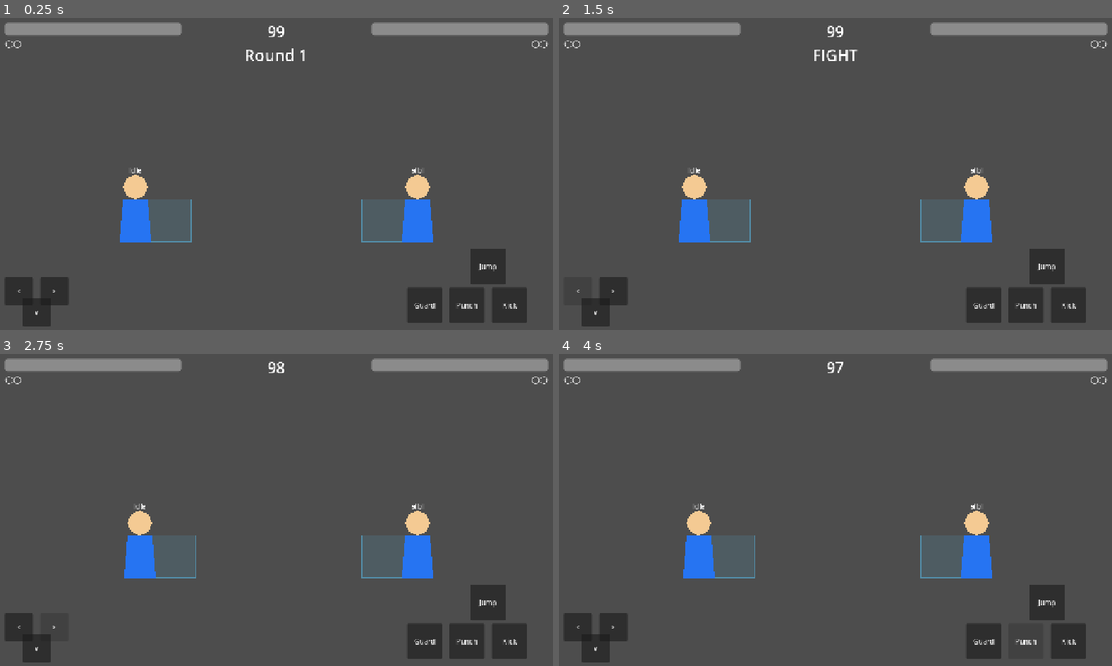
Above: before the commit, frames 1-4 (two rows, left to right).
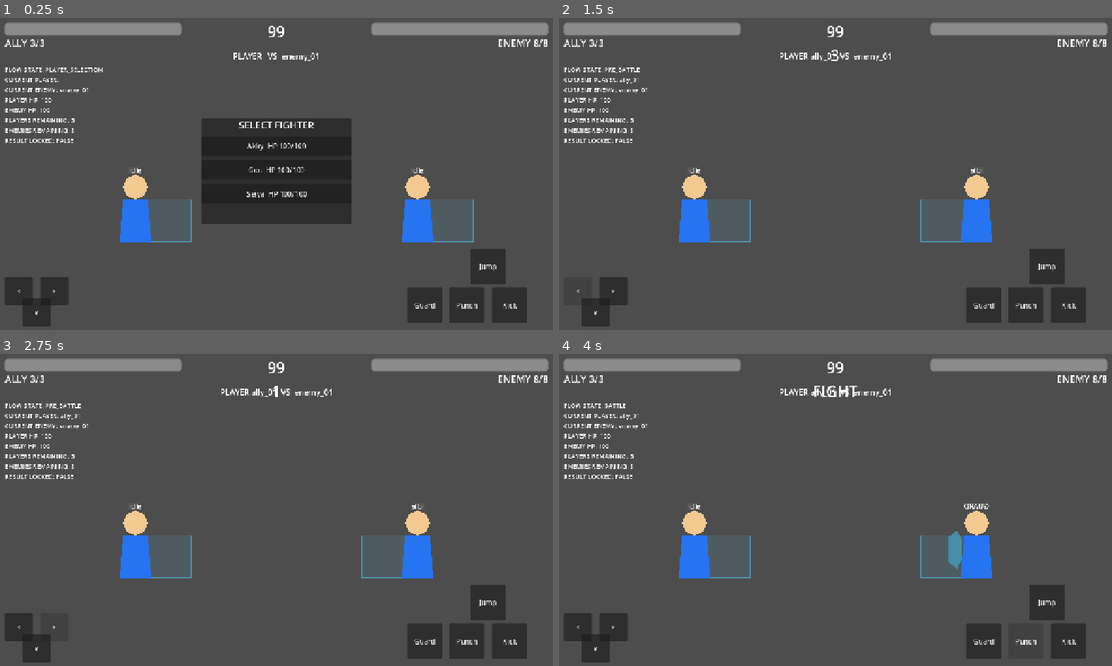
Above: after the commit, the same moments.

Repository: adamonine-stack/hashire-kaminari-dakkan-no-kobushi
Game: Godot game, scene res://scenes/Battle.tscn
The game is run twice, just before and just after one commit, with the same random seed, the same clock (stepped at 60 frames per second) and the same inputs.
Inputs (mouse positions are in pixels of both pictures, inside the frame that each line leads up to):
- Up to frame 1 (0.25 s): no input
- Up to frame 2 (1.5 s): click (835, 145) at 0.5 s, where only the run after the commit has a clickable "Akky HP 100/100"; click "<" at 1.25 s
- Up to frame 3 (2.75 s): click ">" at 2 s
- Up to frame 4 (4 s): click "v" at 2.75 s; click "Punch" at 3.5 s

The runs differ from the first frame. In frame 1, 11% of the frame differs, in the area x 0-99%, y 6-72%; in frame 2, 1.3%; in frame 3, 1.7%; in frame 4, 2.1%.

Commit message:
DEV028 KO後の進行管理を実装

Diff:
--- a/godot/scripts/battle/round_manager.gd
+++ b/godot/scripts/battle/round_manager.gd
@@ -1,18 +1,40 @@
 extends Node
 
-enum RoundResult {
-	PLAYER,
-	ENEMY,
-	DRAW,
+signal battle_started(player_id: StringName, enemy_id: StringName)
+signal battle_finished(result: Dictionary)
+signal player_selection_requested(available_fighters: Array)
+signal active_fighter_changed(player_id: StringName, enemy_id: StringName)
+signal team_progress_updated(remaining_players: int, remaining_enemies: int)
+signal game_cleared()
+signal game_over()
+
+enum FlowState {
+	INITIALIZING,
+	PLAYER_SELECTION,
+	PRE_BATTLE,
+	BATTLE,
+	KO_PAUSE,
+	RESULT,
+	TRANSITION,
+	GAME_CLEAR,
+	GAME_OVER,
 }
 
+enum BattleOutcome {
+	PLAYER_WIN,
+	ENEMY_WIN,
+	DOUBLE_KO,
+}
+
 @export var round_time_limit := 99
-@export var ready_duration := 1.0
-@export var fight_message_duration := 0.5
-@export var ko_display_duration := 2.0
-@export var round_result_duration := 2.0
-@export var final_display_duration := 4.0
+@export var ko_pause_duration := 1.5
+@export var double_ko_check_window := 0.05
+@export var result_display_duration := 1.2
+@export var pre_battle_countdown := 3.0
+@export var fight_message_duration := 0.6
 @export var enemy_accepts_input := false
+@export var debug_auto_select_player := false
+@export var debug_flow_label_enabled := true
 
 var currentRound := 1
 var playerWinCount := 0
@@ -21,12 +43,29 @@
 var isRoundActive := false
 var isBattleFinished := false
 
+var flow_state := FlowState.INITIALIZING
+var player_team: Array[Dictionary] = []
+var enemy_team: Array[Dictionary] = []
+var current_player_index := -1
+var current_enemy_index := 0
+var battle_result_locked := false
+
 var _time_accumulator := 0.0
 var _player_start_position := Vector2.ZERO
 var _enemy_start_position := Vector2.ZERO
+var _pending_player_ko := false
+var _pending_enemy_ko := false
+var _flow_sequence_id := 0
+
+var _selection_panel: PanelContainer
+var _selection_title: Label
+var _selection_buttons: Array[Button] = []
+var _progress_label: Label
+var _debug_flow_label: Label
 
 @onready var player := $"../Player"
 @onready var enemy := $"../Enemy"
+@onready var battle_ui_root := $"../UI/BattleUIRoot"
 @onready var timer_label := $"../UI/BattleUIRoot/TimerLabel"
 @onready var message_label := $"../UI/BattleUIRoot/KOLabel"
 @onready var player_win_marks := $"../UI/BattleUIRoot/PlayerWinMarks"
@@ -38,131 +77,309 @@
 	_enemy_start_position = enemy.position
 	player.hp_depleted.connect(_on_player_hp_depleted)
 	enemy.hp_depleted.connect(_on_enemy_hp_depleted)
-	_set_round_input_enabled(false)
-	_update_timer_ui()
-	_update_win_marks()
-	call_deferred("start_battle")
+	_create_flow_ui()
+	initialize_game_progress()
+	_set_battle_active(false)
+	_update_all_ui()
+	call_deferred("start_initial_player_selection")
 
 
 func _process(delta: float) -> void:
-	if not isRoundActive or isBattleFinished:
+	_update_debug_flow_label()
+
+	if flow_state != FlowState.BATTLE or not isRoundActive or isBattleFinished:
 		return
 
 	_time_accumulator += delta
-	while _time_accumulator >= 1.0 and isRoundActive:
+	while _time_accumulator >= 1.0 and flow_state == FlowState.BATTLE:
 		_time_accumulator -= 1.0
 		roundTime = maxi(roundTime - 1, 0)
 		_update_timer_ui()
 		if roundTime == 0:
-			_finish_round_by_time_up()
-
-
-func start_battle() -> void:
+			_finish_battle_by_time_up()
+
+
+func initialize_game_progress() -> void:
+	flow_state = FlowState.INITIALIZING
 	currentRound = 1
 	playerWinCount = 0
 	enemyWinCount = 0
+	roundTime = round_time_limit
+	isRoundActive = false
 	isBattleFinished = false
-	_update_win_marks()
-	await _start_round()
-
-
-func _start_round() -> void:
-	if isBattleFinished:
-		return
-
-	isRoundActive = false
+	battle_result_locked = false
+	_pending_player_ko = false
+	_pending_enemy_ko = false
+	current_player_index = -1
+	current_enemy_index = 0
+	_flow_sequence_id += 1
+
+	player_team = [
+		_create_progress_entry(&"ally_01", "Akky", 0, player.max_hp),
+		_create_progress_entry(&"ally_02", "Gou", 1, player.max_hp),
+		_create_progress_entry(&"ally_03", "Seiya", 2, player.max_hp),
+	]
+
+	enemy_team.clear()
+	for index in range(8):
+		enemy_team.append(_create_progress_entry(
+			StringName("enemy_%02d" % (index + 1)),
+			"Enemy %d" % (index + 1),
+			index,
+			enemy.max_hp
+		))
+
+	print("Game progress initialized")
+	_update_all_ui()
+
+
+func start_initial_player_selection() -> void:
+	if flow_state == FlowState.GAME_CLEAR or flow_state == FlowState.GAME_OVER:
+		return
+
+	flow_state = FlowState.PLAYER_SELECTION
+	_set_battle_active(false)
+	_show_message("")
+	_show_player_selection()
+
+
+func select_player(player_index: int) -> void:
+	if flow_state != FlowState.PLAYER_SELECTION:
+		return
+	if not _is_player_selectable(player_index):
+		return
+
+	current_player_index = player_index
+	_hide_player_selection()
+	flow_state = FlowState.TRANSITION
+	await prepare_battle()
+
+
+func spawn_active_player() -> void:
+	if current_player_index < 0 or current_player_index >= player_team.size():
+		return
+
+	var data := player_team[current_player_index]
+	var current_health := int(clampi(data["current_health"], 1, data["max_health"]))
+	reset_active_fighter_state(player, _player_start_position, 1.0, current_health)
+
+
+func spawn_active_enemy() -> void:
+	if current_enemy_index < 0 or current_enemy_index >= enemy_team.size():
+		return
+
+	var data := enemy_team[current_enemy_index]
+	var current_health := int(clampi(data["current_health"], 1, data["max_health"]))
+	reset_active_fighter_state(enemy, _enemy_start_position, -1.0, current_health)
+
+
+func prepare_battle() -> void:
+	if _should_finish_game():
+		return
+
+	flow_state = FlowState.PRE_BATTLE
+	_flow_sequence_id += 1
+	var sequence_id := _flow_sequence_id
+	_pending_player_ko = false
+	_pending_enemy_ko = false
+	battle_result_locked = false
 	_time_accumulator = 0.0
 	roundTime = round_time_limit
-	_reset_fighters()
-	_update_timer_ui()
-	_update_win_marks()
-	_set_round_input_enabled(false)
-	_show_message("Round %d" % currentRound)
-	await get_tree().create_timer(0.4).timeout
-	_show_message("READY")
-	await get_tree().create_timer(ready_duration).timeout
+
+	spawn_active_player()
+	spawn_active_enemy()
+	_set_battle_active(false)
+	_update_all_ui()
+	active_fighter_changed.emit(_active_player_id(), _active_enemy_id())
+
+	await start_battle_countdown(sequence_id)
+
+
+func start_battle_countdown(sequence_id: int = -1) -> void:
+	if sequence_id == -1:
+		sequence_id = _flow_sequence_id
+
+	var count := int(ceil(pre_battle_countdown))
+	while count > 0:
+		if sequence_id != _flow_sequence_id or flow_state != FlowState.PRE_BATTLE:
+			return
+		_show_message(str(count))
+		await get_tree().create_timer(1.0).timeout
+		count -= 1
+
+	if sequence_id != _flow_sequence_id or flow_state != FlowState.PRE_BATTLE:
+		return
+
+	begin_battle(sequence_id)
+
+
+func begin_battle(sequence_id: int = -1) -> void:
+	if sequence_id != -1 and sequence_id != _flow_sequence_id:
+		return
+
+	flow_state = FlowState.BATTLE
+	isBattleFinished = false
+	isRoundActive = true
+	_set_battle_active(true)
 	_show_message("FIGHT")
-	isRoundActive = true
-	_set_round_input_enabled(true)
+	battle_started.emit(_active_player_id(), _active_enemy_id())
+	print("Battle Start: %s VS %s" % [_active_player_id(), _active_enemy_id()])
 	await get_tree().create_timer(fight_message_duration).timeout
-	if isRoundActive:
+	if flow_state == FlowState.BATTLE:
 		_show_message("")
 
 
-func _finish_round_by_ko(winner: RoundResult) -> void:
-	if not isRoundActive:
-		return
-
-	isRoundActive = false
-	_set_round_input_enabled(false)
-	_reset_combos()
-	_show_message("KO")
-	await get_tree().create_timer(ko_display_duration).timeout
-	await _complete_round(winner)
-
-
-func _finish_round_by_time_up() -> void:
-	if not isRoundActive:
-		return
-
-	isRoundActive = false
-	_set_round_input_enabled(false)
-	_reset_combos()
-	_show_message("TIME UP")
-	await get_tree().create_timer(round_result_duration).timeout
-	await _complete_round(_get_time_up_result())
-
-
-func _complete_round(result: RoundResult) -> void:
+func on_fighter_ko(fighter: Node) -> void:
+	if flow_state != FlowState.BATTLE and flow_state != FlowState.KO_PAUSE:
+		return
+
+	if fighter == player:
+		_pending_player_ko = true
+	elif fighter == enemy:
+		_pending_enemy_ko = true
+	else:
+		return
+
+	if battle_result_locked:
+		return
+
+	battle_result_locked = true
+	flow_state = FlowState.KO_PAUSE
+	_set_battle_active(false)
+	_clear_active_fighter_actions(player)
+	_clear_active_fighter_actions(enemy)
+	_show_message("K.O.")
+	print("KO detected")
+	await _resolve_ko_after_pause()
+
+
+func resolve_battle_result() -> void:
+	flow_state = FlowState.RESULT
+	var result := _get_pending_battle_result()
+	var result_data := {
+		"outcome": result,
+		"player_id": _active_player_id(),
+		"enemy_id": _active_enemy_id(),
+	}
+	battle_finished.emit(result_data)
+
 	match result:
-		RoundResult.PLAYER:
-			playerWinCount += 1
+		BattleOutcome.PLAYER_WIN:
+			handle_player_victory()
 			_show_message("PLAYER WIN")
-		RoundResult.ENEMY:
-			enemyWinCount += 1
+		BattleOutcome.ENEMY_WIN:
+			handle_player_defeat()
 			_show_message("ENEMY WIN")
-		RoundResult.DRAW:
-			_show_message("DRAW")
-
-	_update_win_marks()
-	await get_tree().create_timer(round_result_duration).timeout
-
-	if playerWinCount >= 2:
-		await _finish_battle(true)
-	elif enemyWinCount >= 2:
-		await _finish_battle(false)
+		BattleOutcome.DOUBLE_KO:
+			handle_double_ko()
+			_show_message("DOUBLE K.O.")
+
+	_update_all_ui()
+	await get_tree().create_timer(result_display_duration).timeout
+
+	if _should_finish_game():
+		return
+
+	if result == BattleOutcome.PLAYER_WIN:
+		current_enemy_index = get_next_enemy_index()
+		if current_enemy_index == -1:
+			enter_game_clear()
+		else:
+			flow_state = FlowState.TRANSITION
+			await prepare_battle()
 	else:
-		currentRound += 1
-		await _start_round()
-
-
-func _finish_battle(player_won: bool) -> void:
+		start_initial_player_selection()
+
+
+func handle_player_victory() -> void:
+	_store_active_fighter_health()
+	_mark_enemy_defeated()
+	playerWinCount += 1
+	print("Enemy defeated: %s" % _active_enemy_id())
+
+
+func handle_player_defeat() -> void:
+	_store_active_fighter_health()
+	_mark_player_defeated()
+	enemyWinCount += 1
+	print("Player defeated: %s" % _active_player_id())
+
+
+func handle_double_ko() -> void:
+	_store_active_fighter_health()
+	_mark_player_defeated()
+	_mark_enemy_defeated()
+	playerWinCount += 1
+	enemyWinCount += 1
+	print("Double KO")
+
+
+func store_active_fighter_health() -> void:
+	_store_active_fighter_health()
+
+
+func get_available_player_indices() -> Array[int]:
+	var indices: Array[int] = []
+	for index in range(player_team.size()):
+		if _is_player_selectable(index):
+			indices.append(index)
+	return indices
+
+
+func get_next_enemy_index() -> int:
+	for index in range(current_enemy_index + 1, enemy_team.size()):
+		if not enemy_team[index]["is_defeated"]:
+			return index
+	return -1
+
+
+func are_all_players_defeated() -> bool:
+	for data in player_team:
+		if not data["is_defeated"] and data["current_health"] > 0:
+			return false
+	return true
+
+
+func are_all_enemies_defeated() -> bool:
+	for data in enemy_team:
+		if not data["is_defeated"] and data["current_health"] > 0:
+			return false
+	return true
+
+
+func enter_game_clear() -> void:
+	if flow_state == FlowState.GAME_CLEAR:
+		return
+	flow_state = FlowState.GAME_CLEAR
 	isBattleFinished = true
-	isRoundActive = false
-	_set_round_input_enabled(false)
-	_reset_combos()
-	_show_message("YOU WIN" if player_won else "YOU LOSE")
-	await get_tree().create_timer(final_display_duration).timeout
-	get_tree().change_scene_to_file("res://scenes/Title.tscn")
-
-
-func _get_time_up_result() -> RoundResult:
-	if player.current_hp > enemy.current_hp:
-		return RoundResult.PLAYER
-	if enemy.current_hp > player.current_hp:
-		return RoundResult.ENEMY
-	return RoundResult.DRAW
-
-
-func _reset_fighters() -> void:
-	_reset_fighter(player, _player_start_position, 1.0)
-	_reset_fighter(enemy, _enemy_start_position, -1.0)
-
-
-func _reset_fighter(fighter: CharacterBody2D, start_position: Vector2, start_facing_direction: float) -> void:
+	_set_battle_active(false)
+	_hide_player_selection()
+	_show_message("GAME CLEAR")
+	game_cleared.emit()
+	print("GAME CLEAR")
+
+
+func enter_game_over() -> void:
+	if flow_state == FlowState.GAME_OVER:
+		return
+	flow_state = FlowState.GAME_OVER
+	isBattleFinished = true
+	_set_battle_active(false)
+	_hide_player_selection()
+	_show_message("GAME OVER")
+	game_over.emit()
+	print("GAME OVER")
+
+
+func reset_active_fighter_state(
+	fighter: CharacterBody2D,
+	start_position := Vector2.ZERO,
+	start_facing_direction := 1.0,
+	health := -1
+) -> void:
 	fighter.position = start_position
 	fighter.velocity = Vector2.ZERO
-	fighter.current_hp = fighter.max_hp
+	fighter.current_hp = fighter.max_hp if health < 0 else clampi(health, 0, fighter.max_hp)
 	fighter.facing_direction = start_facing_direction
 	fighter.visual_root.scale.x = start_facing_direction
 	fighter.attack_active_timer = 0.0
@@ -202,28 +419,301 @@
 	fighter.ai_guard_timer = 0.0
 	fighter.ai_throw_check_timer = 0.0
 	fighter.ai_throw_cooldown_timer = 0.0
-	fighter._clear_pending_throw()
+
+	if fighter.has_method("_clear_pending_throw"):
+		fighter._clear_pending_throw()
+	if fighter.has_method("reset_combo"):
+		fighter.reset_combo()
 	if fighter.has_method("reset_knockdown_state"):
 		fighter.reset_knockdown_state()
-	fighter.hurt_box.set_deferred("monitorable", true)
-	fighter._set_punch_hitbox_active(false, false)
-	fighter._set_kick_hitbox_active(false, false)
+	if fighter.has_method("_set_punch_hitbox_active"):
+		fighter._set_punch_hitbox_active(false, false)
+	if fighter.has_method("_set_kick_hitbox_active"):
+		fighter._set_kick_hitbox_active(false, false)
+
+	if fighter.hurt_box != null:
+		fighter.hurt_box.set_deferred("monitorable", fighter.current_hp > 0)
 	fighter.punch_hit_targets.clear()
 	fighter.kick_hit_targets.clear()
 	fighter.hp_changed.emit(fighter.current_hp, fighter.max_hp)
 	fighter._update_visual_state()
 
 
-func _set_round_input_enabled(is_enabled: bool) -> void:
+func create_progress_snapshot() -> Dictionary:
+	return {
+		"flow_state": FlowState.keys()[flow_state],
+		"current_player_index": current_player_index,
+		"current_enemy_index": current_enemy_index,
+		"players": _serialize_team(player_team),
+		"enemies": _serialize_team(enemy_team),
+		"result_locked": battle_result_locked,
+	}
+
+
+func reset_game_progress() -> void:
+	initialize_game_progress()
+	start_initial_player_selection()
+
+
+func _resolve_ko_after_pause() -> void:
+	await get_tree().create_timer(double_ko_check_window).timeout
+	if _pending_player_ko and _pending_enemy_ko:
+		_show_message("DOUBLE K.O.")
+	await get_tree().create_timer(ko_pause_duration).timeout
+	resolve_battle_result()
+
+
+func _finish_battle_by_time_up() -> void:
+	if battle_result_locked:
+		return
+
+	battle_result_locked = true
+	flow_state = FlowState.KO_PAUSE
+	_set_battle_active(false)
+	_show_message("TIME UP")
+
+	if player.current_hp > enemy.current_hp:
+		_pending_enemy_ko = true
+	elif enemy.current_hp > player.current_hp:
+		_pending_player_ko = true
+	else:
+		_pending_player_ko = true
+		_pending_enemy_ko = true
+
+	await get_tree().create_timer(ko_pause_duration).timeout
+	resolve_battle_result()
+
+
+func _get_pending_battle_result() -> BattleOutcome:
+	if _pending_player_ko and _pending_enemy_ko:
+		return BattleOutcome.DOUBLE_KO
+	if _pending_enemy_ko:
+		return BattleOutcome.PLAYER_WIN
+	return BattleOutcome.ENEMY_WIN
+
+
+func _store_active_fighter_health() -> void:
+	if current_player_index >= 0 and current_player_index < player_team.size():
+		player_team[current_player_index]["current_health"] = clampi(player.current_hp, 0, player.max_hp)
+	if current_enemy_index >= 0 and current_enemy_index < enemy_team.size():
+		enemy_team[current_enemy_index]["current_health"] = clampi(enemy.current_hp, 0, enemy.max_hp)
+
+
+func _mark_player_defeated() -> void:
+	if current_player_index < 0 or current_player_index >= player_team.size():
+		return
+	player_team[current_player_index]["current_health"] = 0
+	player_team[current_player_index]["is_defeated"] = true
+
+
+func _mark_enemy_defeated() -> void:
+	if current_enemy_index < 0 or current_enemy_index >= enemy_team.size():
+		return
+	enemy_team[current_enemy_index]["current_health"] = 0
+	enemy_team[current_enemy_index]["is_defeated"] = true
+
+
+func _should_finish_game() -> bool:
+	if are_all_players_defeated():
+		enter_game_over()
+		return true
+	if are_all_enemies_defeated():
+		enter_game_clear()
+		return true
+	return false
+
+
+func _set_battle_active(is_enabled: bool) -> void:
+	isRoundActive = is_enabled
 	player.is_round_active = is_enabled
 	enemy.is_round_active = is_enabled
 	player.input_enabled = is_enabled
 	enemy.input_enabled = is_enabled and enemy_accepts_input
 
 
-func _reset_combos() -> void:
-	player.reset_combo()
-	enemy.reset_combo()
+func _clear_active_fighter_actions(fighter: CharacterBody2D) -> void:
+	fighter.attack_active_timer = 0.0
+	fighter.kick_active_timer = 0.0
+	fighter.attack_cooldown_timer = 0.0
+	fighter.kick_cooldown_timer = 0.0
+	fighter.velocity.x = 0.0
+	if fighter.has_method("_set_punch_hitbox_active"):
+		fighter._set_punch_hitbox_active(false, false)
+	if fighter.has_method("_set_kick_hitbox_active"):
+		fighter._set_kick_hitbox_active(false, false)
+	if fighter.has_method("_clear_pending_throw"):
+		fighter._clear_pending_throw()
+	if fighter.has_method("reset_combo"):
+		fighter.reset_combo()
+
+
+func _create_progress_entry(
+	fighter_id: StringName,
+	display_name: String,
+	battle_order: int,
+	max_health: int
+) -> Dictionary:
+	return {
+		"fighter_id": fighter_id,
+		"display_name": display_name,
+		"max_health": max_health,
+		"current_health": max_health,
+		"is_defeated": false,
+		"battle_order": battle_order,
+	}
+
+
+func _is_player_selectable(player_index: int) -> bool:
+	if player_index < 0 or player_index >= player_team.size():
+		return false
+	var data := player_team[player_index]
+	return not data["is_defeated"] and data["current_health"] > 0
+
+
+func _active_player_id() -> StringName:
+	if current_player_index < 0 or current_player_index >= player_team.size():
+		return &""
+	return player_team[current_player_index]["fighter_id"]
+
+
+func _active_enemy_id() -> StringName:
+	if current_enemy_index < 0 or current_enemy_index >= enemy_team.size():
+		return &""
+	return enemy_team[current_enemy_index]["fighter_id"]
+
+
+func _remaining_count(team: Array[Dictionary]) -> int:
+	var count := 0
+	for data in team:
+		if not data["is_defeated"] and data["current_health"] > 0:
+			count += 1
+	return count
+
+
+func _serialize_team(team: Array[Dictionary]) -> Array:
+	var serialized := []
+	for data in team:
+		serialized.append(data.duplicate(true))
+	return serialized
+
+
+func _create_flow_ui() -> void:
+	_progress_label = Label.new()
+	_progress_label.name = "ProgressLabel"
+	_progress_label.set_anchors_preset(Control.PRESET_TOP_WIDE)
+	_progress_label.offset_left = 24.0
+	_progress_label.offset_top = 86.0
+	_progress_label.offset_right = -24.0
+	_progress_label.offset_bottom = 114.0
+	_progress_label.horizontal_alignment = HORIZONTAL_ALIGNMENT_CENTER
+	_progress_label.add_theme_font_size_override("font_size", 18)
+	battle_ui_root.add_child(_progress_label)
+
+	_debug_flow_label = Label.new()
+	_debug_flow_label.name = "DebugFlowLabel"
+	_debug_flow_label.visible = debug_flow_label_enabled
+	_debug_flow_label.set_anchors_preset(Control.PRESET_TOP_LEFT)
+	_debug_flow_label.offset_left = 24.0
+	_debug_flow_label.offset_top = 120.0
+	_debug_flow_label.offset_right = 360.0
+	_debug_flow_label.offset_bottom = 260.0
+	_debug_flow_label.add_theme_font_size_override("font_size", 14)
+	battle_ui_root.add_child(_debug_flow_label)
+
+	_selection_panel = PanelContainer.new()
+	_selection_panel.name = "PlayerSelectionPanel"
+	_selection_panel.visible = false
+	_selection_panel.set_anchors_preset(Control.PRESET_CENTER)
+	_selection_panel.offset_left = -170.0
+	_selection_panel.offset_top = -120.0
+	_selection_panel.offset_right = 170.0
+	_selection_panel.offset_bottom = 120.0
+	battle_ui_root.add_child(_selection_panel)
+
+	var box := VBoxContainer.new()
+	box.add_theme_constant_override("separation", 10)
+	_selection_panel.add_child(box)
+
+	_selection_title = Label.new()
+	_selection_title.text = "SELECT FIGHTER"
+	_selection_title.horizontal_alignment = HORIZONTAL_ALIGNMENT_CENTER
+	_selection_title.add_theme_font_size_override("font_size", 22)
+	box.add_child(_selection_title)
+
+	for index in range(3):
+		var button := Button.new()
+		button.custom_minimum_size = Vector2(280.0, 44.0)
+		button.pressed.connect(select_player.bind(index))
+		_selection_buttons.append(button)
+		box.add_child(button)
+
+
+func _show_player_selection() -> void:
+	_update_selection_buttons()
+	_selection_panel.visible = true
+	player_selection_requested.emit(get_available_player_indices())
+
+	if debug_auto_select_player:
+		var indices := get_available_player_indices()
+		if not indices.is_empty():
+			call_deferred("select_player", indices[0])
+
+
+func _hide_player_selection() -> void:
+	if _selection_panel != null:
+		_selection_panel.visible = false
+
+
+func _update_selection_buttons() -> void:
+	for index in range(_selection_buttons.size()):
+		var button := _selection_buttons[index]
+		var data := player_team[index]
+		var hp_text := "%d/%d" % [data["current_health"], data["max_health"]]
+		button.text = "%s  HP %s" % [data["display_name"], hp_text]
+		button.disabled = not _is_player_selectable(index)
+
+
+func _update_all_ui() -> void:
+	_update_timer_ui()
+	_update_win_marks()
+	_update_progress_ui()
+	_update_selection_buttons()
+	_update_debug_flow_label()
+
+
+func _update_timer_ui() -> void:
+	timer_label.text = str(roundTime)
+
+
+func _update_win_marks() -> void:
+	player_win_marks.text = "ALLY %d/3" % _remaining_count(player_team)
+	enemy_win_marks.text = "ENEMY %d/8" % _remaining_count(enemy_team)
+
+
+func _update_progress_ui() -> void:
+	if _progress_label == null:
+		return
+	_progress_label.text = "PLAYER %s  VS  %s" % [_active_player_id(), _active_enemy_id()]
+	team_progress_updated.emit(_remaining_count(player_team), _remaining_count(enemy_team))
+
+
+func _update_debug_flow_label() -> void:
+	if _debug_flow_label == null:
+		return
+	_debug_flow_label.visible = debug_flow_label_enabled
+	if not debug_flow_label_enabled:
+		return
+
+	_debug_flow_label.text = "\n".join([
+		"FLOW STATE: %s" % FlowState.keys()[flow_state],
+		"CURRENT PLAYER: %s" % _active_player_id(),
+		"CURRENT ENEMY: %s" % _active_enemy_id(),
+		"PLAYER HP: %d" % player.current_hp,
+		"ENEMY HP: %d" % enemy.current_hp,
+		"PLAYERS REMAINING: %d" % _remaining_count(player_team),
+		"ENEMIES REMAINING: %d" % _remaining_count(enemy_team),
+		"RESULT LOCKED: %s" % str(battle_result_locked).to_upper(),
+	])
 
 
 func _show_message(message: String) -> void:
@@ -231,24 +721,9 @@
 	message_label.visible = message != ""
 
 
-func _update_timer_ui() -> void:
-	timer_label.text = str(roundTime)
-
-
-func _update_win_marks() -> void:
-	player_win_marks.text = _format_win_marks(playerWinCount)
-	enemy_win_marks.text = _format_win_marks(enemyWinCount)
-
-
-func _format_win_marks(win_count: int) -> String:
-	var filled_count := clampi(win_count, 0, 2)
-	var empty_count := 2 - filled_count
-	return String.chr(0x25CF).repeat(filled_count) + String.chr(0x25CB).repeat(empty_count)
-
-
 func _on_player_hp_depleted() -> void:
-	_finish_round_by_ko(RoundResult.ENEMY)
+	on_fighter_ko(player)
 
 
 func _on_enemy_hp_depleted() -> void:
-	_finish_round_by_ko(RoundResult.PLAYER)
+	on_fighter_ko(enemy)
